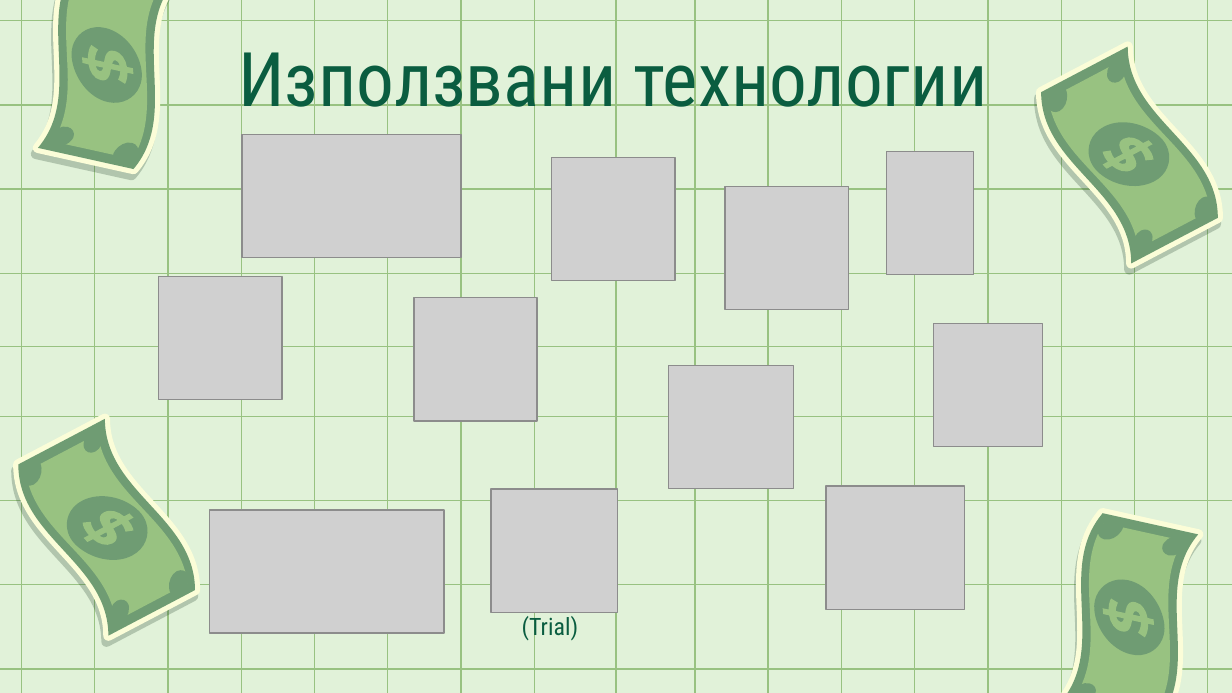
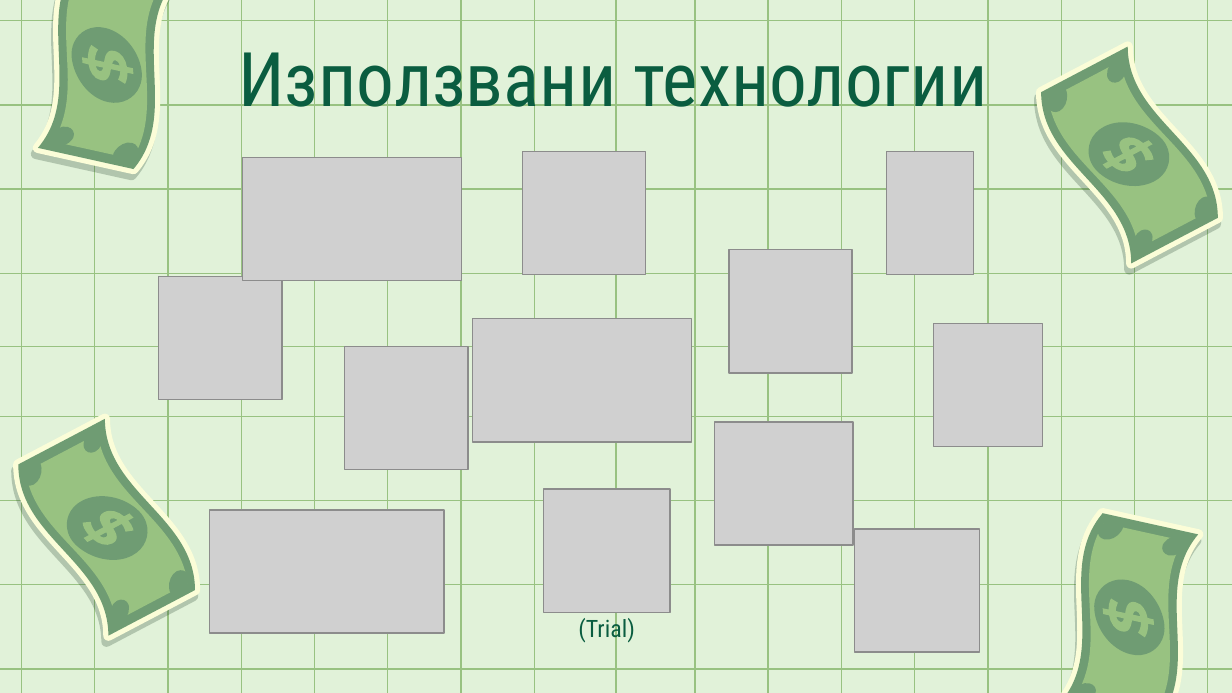
Before and after one commit to velislav088/TimeWallet, a slide deck: slide 4 of TimeWallet(Assets)/TimeWallet(презентация).pptx. Drawn at 1232x693 pixels with LibreOffice and Linux fonts; fonts in the diff are those of the drawing; grey boxes stand for pictures. Boxes give left, top, right and bottom in pixels: in the first picture for what was removed or moved away, otherwise in the second. Text is boxed around its words. In the diff, an @@ line names an element or a change of style, - is before the commit and + after.

Commit message:
Small change the presentation.

```diff
--- a/TimeWallet(Assets)/TimeWallet(презентация).pptx
+++ b/TimeWallet(Assets)/TimeWallet(презентация).pptx
@@ picture: place and size @@
-picture at [241, 134, 461, 257]
+picture at [243, 158, 462, 281]
@@ picture: place and size @@
-picture at [552, 158, 675, 281]
+picture at [522, 152, 646, 275]
@@ picture: place and size @@
-picture at [726, 186, 849, 309]
+picture at [729, 250, 853, 373]
@@ picture added at [473, 319, 692, 442] @@
@@ picture: place and size @@
-picture at [414, 298, 537, 421]
+picture at [345, 346, 468, 469]
@@ picture: place and size @@
-picture at [825, 487, 963, 610]
+picture at [715, 421, 853, 545]
@@ picture: place and size @@
-picture at [492, 489, 618, 612]
+picture at [543, 489, 670, 612]
@@ picture: place and size @@
-picture at [668, 365, 792, 488]
+picture at [854, 529, 978, 652]
@@ text "(Trial)": place and size @@
-text "(Trial)" at [522, 614, 579, 642]
+text "(Trial)" at [578, 615, 635, 643]
```
